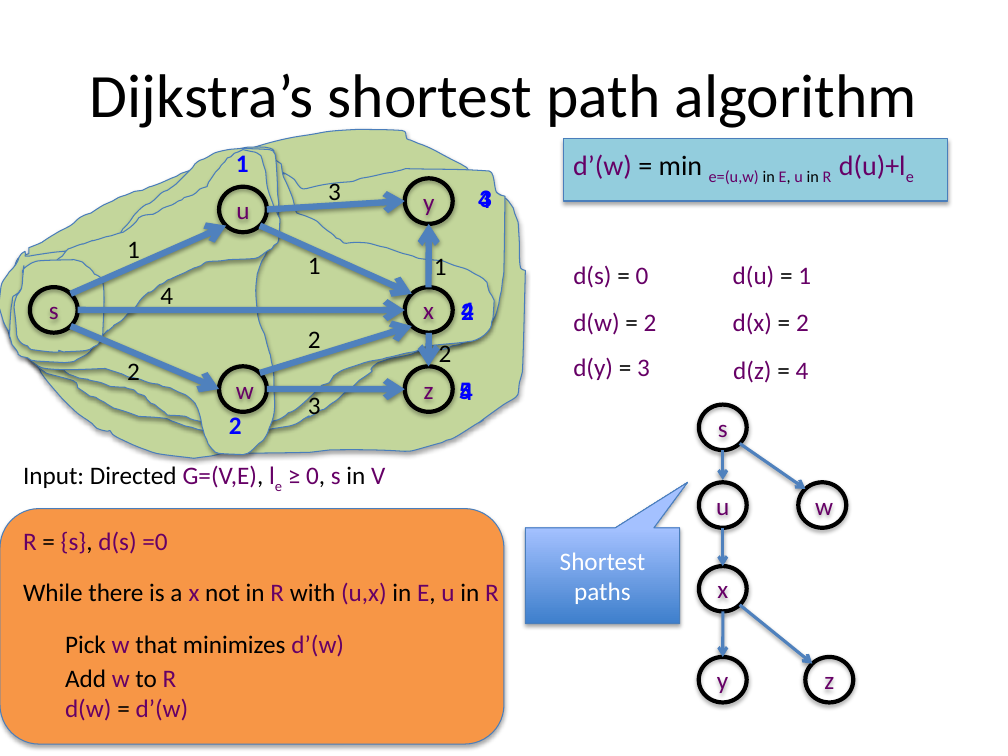
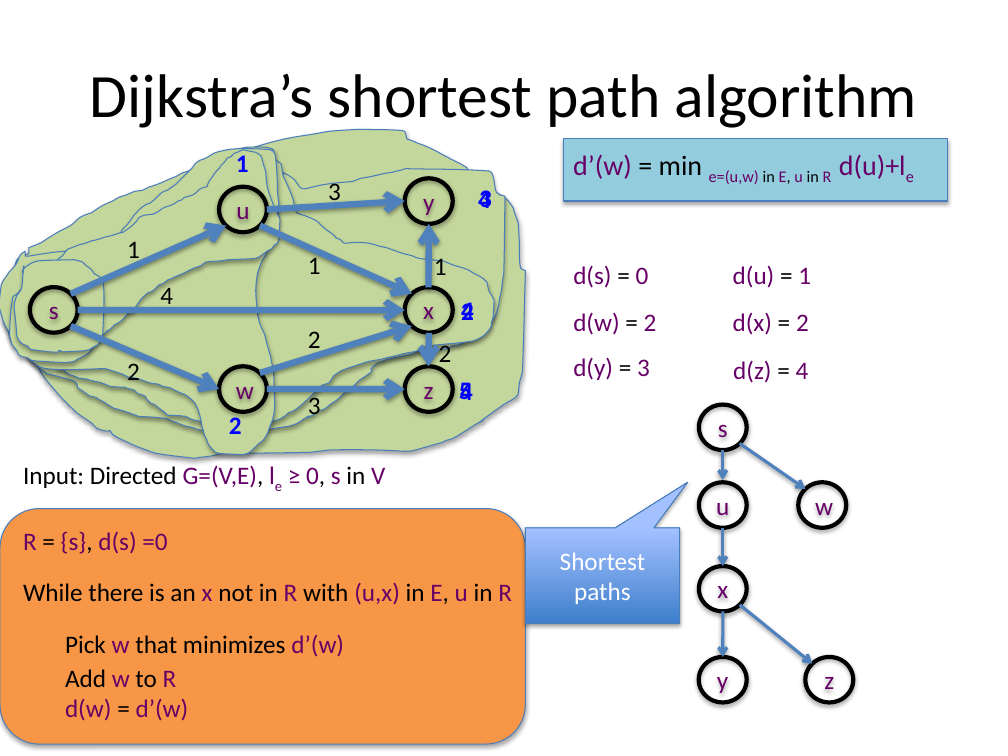
Before and after one commit to jessehartloff/Education, a slide deck: slide 7 of content/u18/cse331/media/slides/Dijkstra.pptx. Drawn at 1008x756 pixels with LibreOffice and Linux fonts; fonts in the diff are those of the drawing. Boxes give left, top, right and bottom in pixels: in the first picture for what was removed or moved away, otherwise in the second. Text is boxed around its words. In the diff, an @@ line names an element or a change of style, - is before the commit and + after.

Commit message:
update slides

```diff
--- a/content/u18/cse331/media/slides/Dijkstra.pptx
+++ b/content/u18/cse331/media/slides/Dijkstra.pptx
@@ rounded rectangle: place and size @@
-rounded rectangle at bbox=[0, 509, 504, 745]
+rounded rectangle at bbox=[0, 509, 525, 745]
@@ text at bbox=[23, 583, 512, 604]: text changed @@
-While there is a x not in R with (u,x) in E, u in R
+While there is an x not in R with (u,x) in E, u in R
```
Also in this commit, not shown: 1 other slide changed, 1 slide removed, 1 other file.
